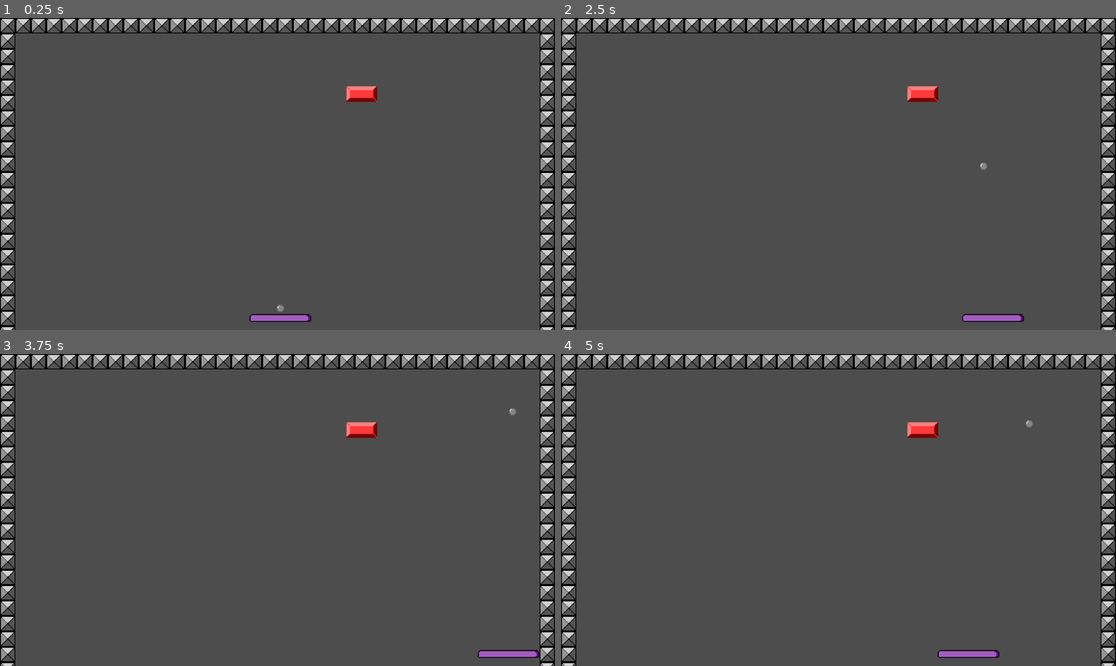
Above: before the commit, frames 1-4 (two rows, left to right).
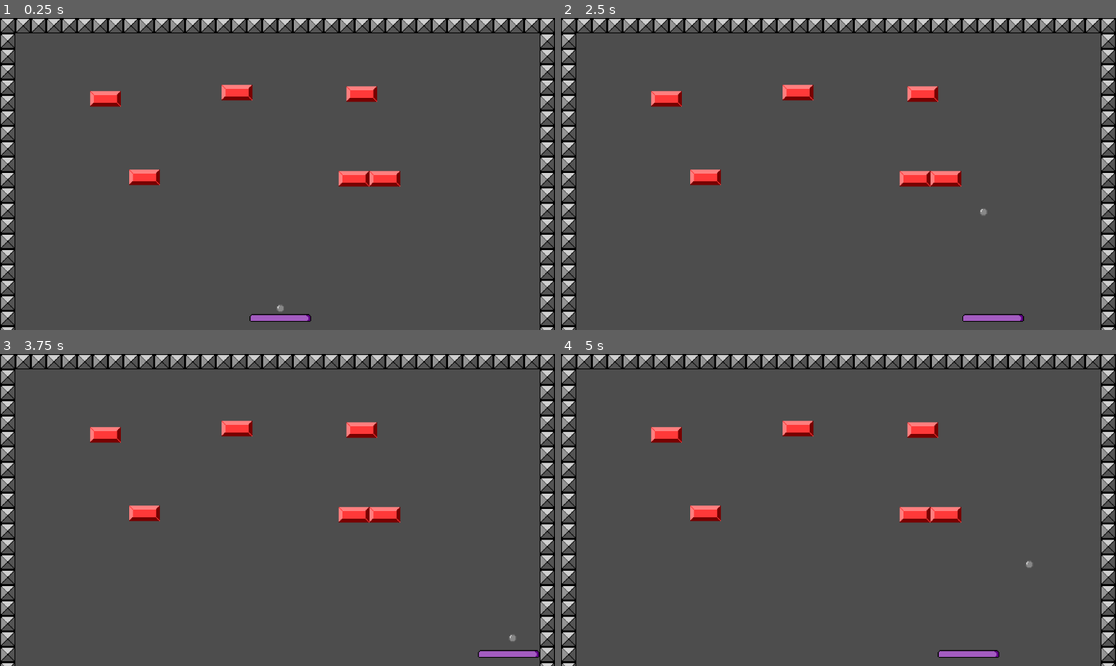
Above: after the commit, the same moments.

Repository: Morswin/Brick-Smasher
Game: Godot game, scene res://game_loop.tscn
The game is run twice, just before and just after one commit, with the same random seed, the same clock (stepped at 60 frames per second) and the same inputs.
Inputs:
- Up to frame 1 (0.25 s): no input
- Up to frame 2 (2.5 s): tap Enter (ui_accept) at 0.5, 0.77, 1.52, 2 s; hold Right (ui_right) 0.53-2.03 s; hold Left (ui_left) from 2.03 s (still down)
- Up to frame 3 (3.75 s): release Left (ui_left) at 2.78 s; hold Right (ui_right) from 2.78 s (still down); tap Enter (ui_accept) at 3.02 s
- Up to frame 4 (5 s): tap Enter (ui_accept) at 3.77, 4.25, 4.52 s; release Right (ui_right) at 4.28 s; hold Left (ui_left) from 4.28 s (still down)

The runs differ from the first frame. In frame 1, 1.4% of the frame differs, in the area x 16-73%, y 21-55%; in frame 2, 1.5%; in frame 3, 1.5%; in frame 4, 1.5%, in the area x 16-85%, y 21-69%.

Commit message:
Re-add calculating brick's edges on collision

Diff:
--- a/ball/ball.gd
+++ b/ball/ball.gd
@@ -30,7 +30,22 @@
 	move_and_slide()
 
 
-func bounce_off():
+func remove_or_return(_reattach: bool = false):
+	if _reattach:
+		attached = true
+	return ID
+
+
+func bounce_off(_brick_pos: Vector2, _brick_size: Vector2):
+	print(_brick_pos, _brick_size)
+	var _brick_edge_top: int = _brick_pos.y - (_brick_size.y / 2)
+	var _brick_edge_bottom: int = _brick_pos.y + (_brick_size.y / 2)
+	var _brick_edge_left: int = _brick_pos.x - (_brick_size.x / 2)
+	var _brick_edge_right: int = _brick_pos.x + (_brick_size.x / 2)
+	print(_brick_edge_top)
+	print(_brick_edge_bottom)
+	print(_brick_edge_left)
+	print(_brick_edge_right)
 	if direction.angle() <= PI/4 and direction.angle() >= -PI/4:
 		# Ball is moving right
 		direction.x = -abs(direction.x)
--- a/ball/ball_manager.gd
+++ b/ball/ball_manager.gd
@@ -5,9 +5,18 @@
 
 @onready var deflector := $"../deflector"
 
+var ball_dict: Dictionary = {}
 
 func _ready():
 	var _new_ball = BALL_SCENE.instantiate()
 	_new_ball.position = Vector2(64, 64)
 	_new_ball.attached = true
+	var _id = len(ball_dict.keys())
+	_new_ball.ID = _id
 	add_child(_new_ball)
+	ball_dict[_id] = _new_ball
+
+
+func _on_ball_catcher_body_entered(body):
+	if body.is_in_group("Balls"):
+		var _id = body.remove_or_return(len(ball_dict.keys()) <= 1)
--- a/brick/brick.gd
+++ b/brick/brick.gd
@@ -7,5 +7,11 @@
 
 func _on_body_entered(body):
 	if body.is_in_group("Balls"):
-		body.bounce_off()
+		body.bounce_off(
+			global_position,
+			Vector2(
+				sprite.get_rect().size.x * sprite.scale.x,
+				sprite.get_rect().size.y * sprite.scale.y
+				)
+			)
 		# initiate destruction of the brick or at leas lower it's endurance
--- a/game_loop.tscn
+++ b/game_loop.tscn
@@ -1,10 +1,13 @@
-[gd_scene load_steps=5 format=3 uid="uid://dbb48vxjrl16r"]
+[gd_scene load_steps=6 format=3 uid="uid://dbb48vxjrl16r"]
 
 [ext_resource type="PackedScene" uid="uid://cpkvgqw024kep" path="res://deflector/deflector.tscn" id="1_t2grt"]
 [ext_resource type="Script" path="res://ball/ball_manager.gd" id="2_80387"]
 [ext_resource type="PackedScene" uid="uid://bh8spe44886s6" path="res://edge/edge.tscn" id="3_q17ps"]
 [ext_resource type="PackedScene" uid="uid://bxdioxecoupv5" path="res://brick/brick.tscn" id="4_x0iog"]
 
+[sub_resource type="RectangleShape2D" id="RectangleShape2D_5v41o"]
+size = Vector2(1088, 32)
+
 [node name="game loop" type="Node2D"]
 
 [node name="deflector" parent="." instance=ExtResource("1_t2grt")]
@@ -13,6 +16,12 @@
 [node name="ball manager" type="Node2D" parent="."]
 script = ExtResource("2_80387")
 
+[node name="ball_catcher" type="Area2D" parent="."]
+
+[node name="CollisionShape2D" type="CollisionShape2D" parent="ball_catcher"]
+position = Vector2(576, 656)
+shape = SubResource("RectangleShape2D_5v41o")
+
 [node name="edges" type="Node2D" parent="."]
 
 [node name="edge top" type="Node2D" parent="edges"]
@@ -253,3 +262,20 @@
 
 [node name="brick" parent="bricks" instance=ExtResource("4_x0iog")]
 position = Vector2(751, 158)
+
+[node name="brick2" parent="bricks" instance=ExtResource("4_x0iog")]
+position = Vector2(492, 155)
+
+[node name="brick3" parent="bricks" instance=ExtResource("4_x0iog")]
+position = Vector2(735, 334)
+
+[node name="brick4" parent="bricks" instance=ExtResource("4_x0iog")]
+position = Vector2(300, 331)
+
+[node name="brick5" parent="bricks" instance=ExtResource("4_x0iog")]
+position = Vector2(219, 168)
+
+[node name="brick6" parent="bricks" instance=ExtResource("4_x0iog")]
+position = Vector2(799, 334)
+
+[connection signal="body_entered" from="ball_catcher" to="ball manager" method="_on_ball_catcher_body_entered"]
